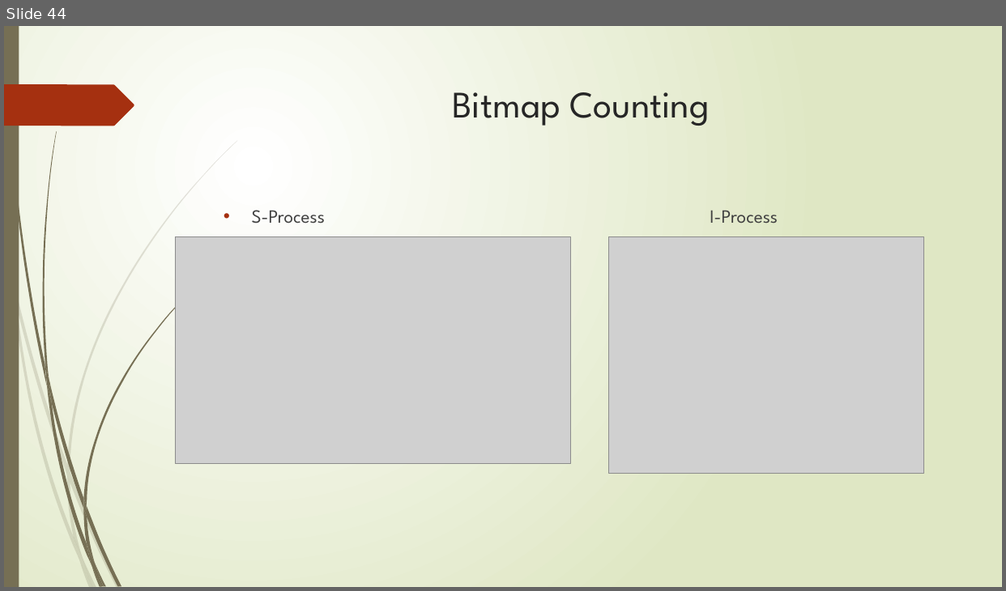
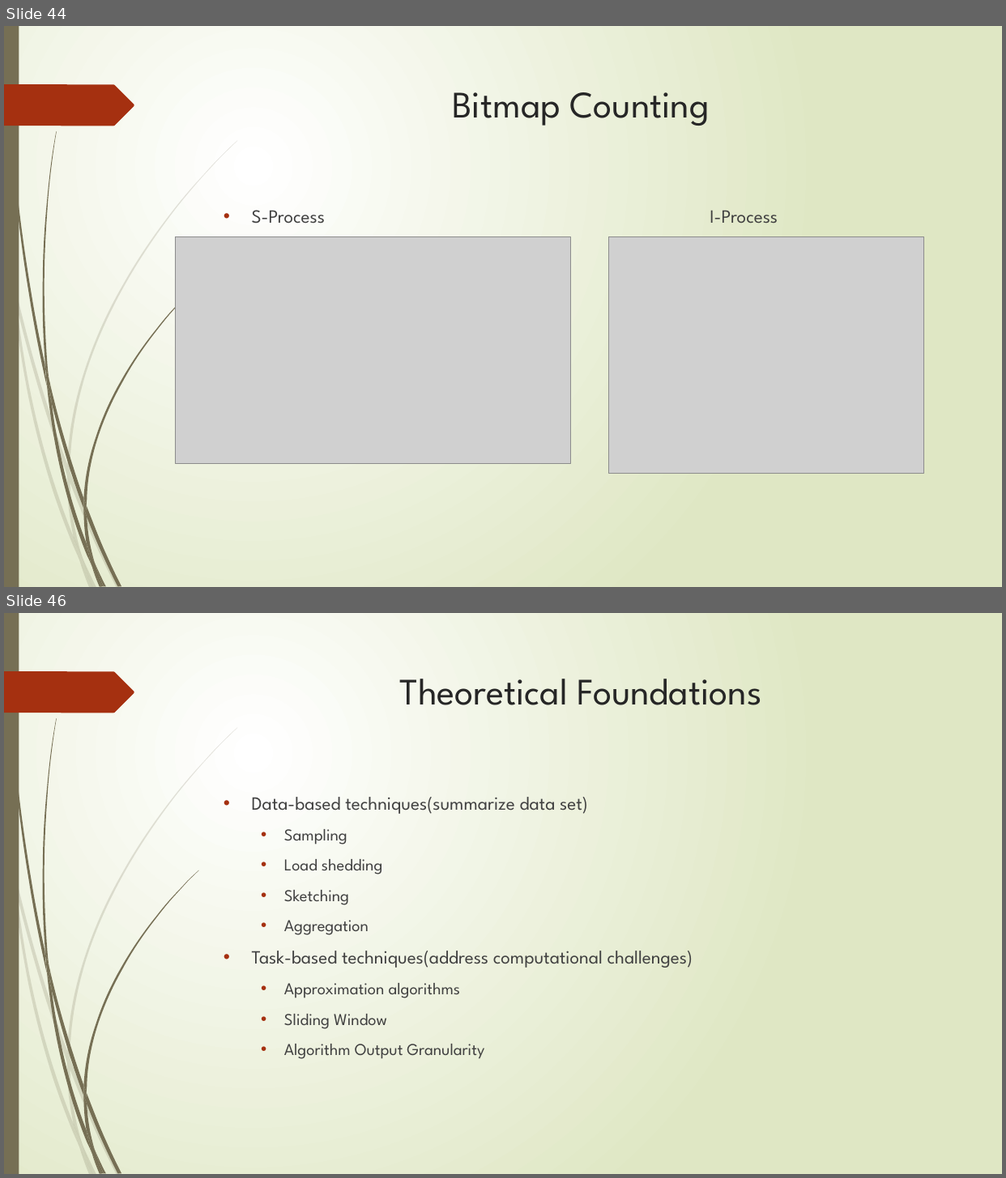
Before and after one commit to zixiaojindao/time-series-survey, a slide deck: slide/tsdm.pptx. Shown one above the other, each under a label of ours: slide 44 before the commit, slides 44 and 46 after it; the slides between them are not shown. The pictures are 1006x591 and 1006x1178 pixels, drawn with LibreOffice and Linux fonts; fonts in the diff are those of the drawing; grey boxes stand for pictures. Boxes give left, top, right and bottom in pixels: in the first picture for what was removed or moved away, otherwise in the second. Text is boxed around its words. In the diff, an @@ line names an element or a change of style, - is before the commit and + after.

Commit message:
update suvey for data stream

```diff
--- a/slide/tsdm.pptx
+++ b/slide/tsdm.pptx
@@ slide 46 added at <box>4,613,1002,1174</box>, background gradient #FFFFFF to #DFE8C4; not listed: 24 template elements that a slide beside it also shows @@
@@ title added at <box>400,679,761,705</box>, 36 pt, text #262626 @@
+Theoretical Foundations
@@ text added at <box>252,797,692,1059</box>, 16 pt, text #404040 @@
+• Data-based techniques(summarize data set)
+  • Sampling
+  • Load shedding
+  • Sketching
+  • Aggregation
+• Task-based techniques(address computational challenges)
+  • Approximation algorithms
+  • Sliding Window
+  • Algorithm Output Granularity
```
Also in this commit, not shown: 6 other slides added, 6 other files.
